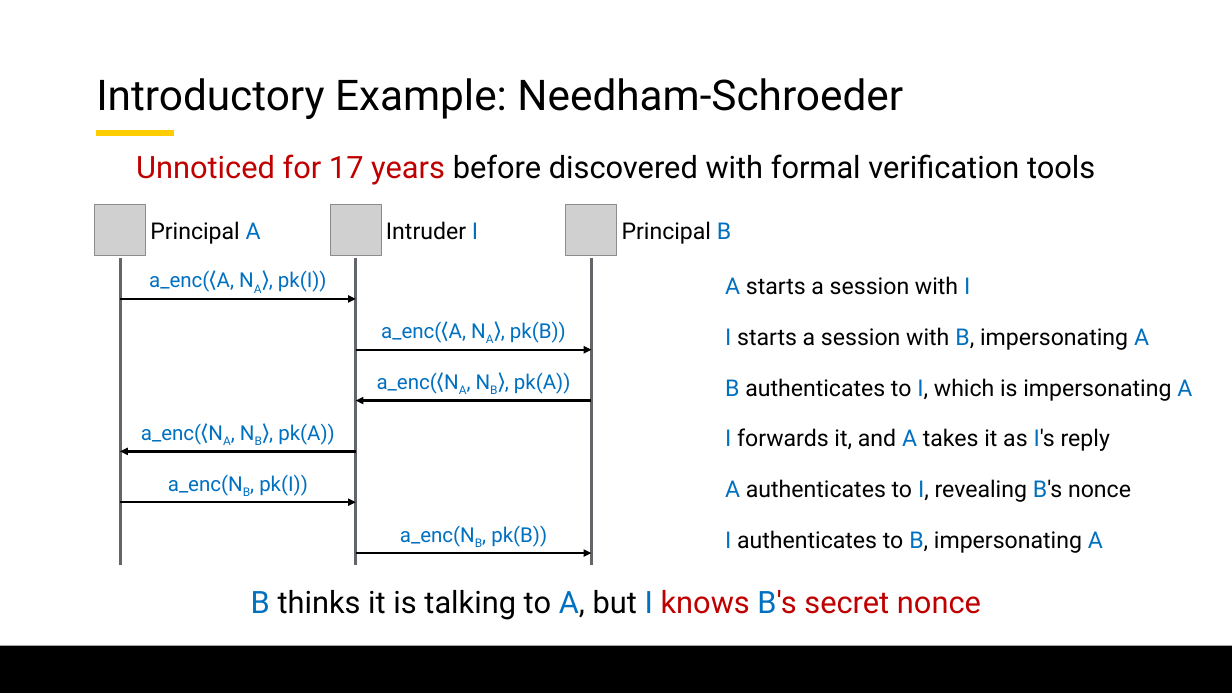
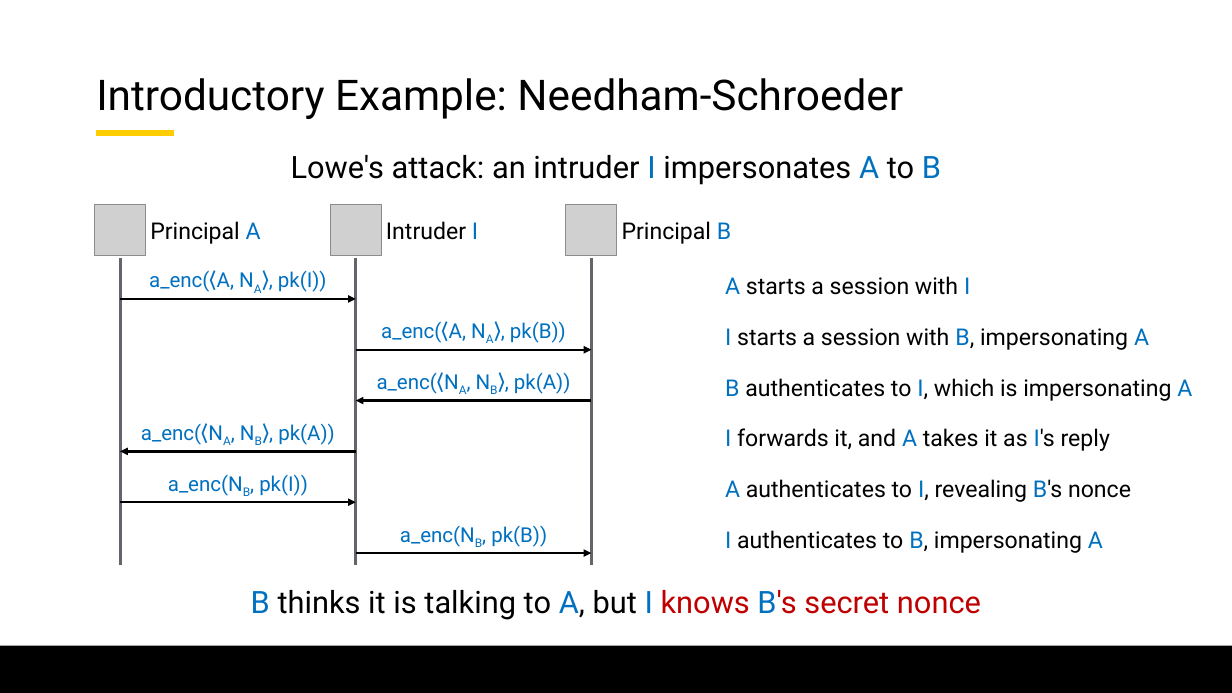
Before and after one commit to lorchrob/graduate_research_symposium, a slide deck: slide 20 of symposium_slides.pptx (slide 7 before the commit). Drawn at 1232x693 pixels with LibreOffice and Linux fonts; fonts in the diff are those of the drawing; grey boxes stand for pictures; background and template pictures are left out. Boxes give left, top, right and bottom in pixels: in the first picture for what was removed or moved away, otherwise in the second. Text is boxed around its words. In the diff, an @@ line names an element or a change of style, - is before the commit and + after.

```diff
--- a/symposium_slides.pptx
+++ b/symposium_slides.pptx
@@ text at (291, 155, 941, 185): text changed @@
-Unnoticed for 17 years before discovered with formal verification tools
+Lowe's attack: an intruder I impersonates A to B
```
Also in this commit, not shown: 36 other slides changed, 28 slides added.
